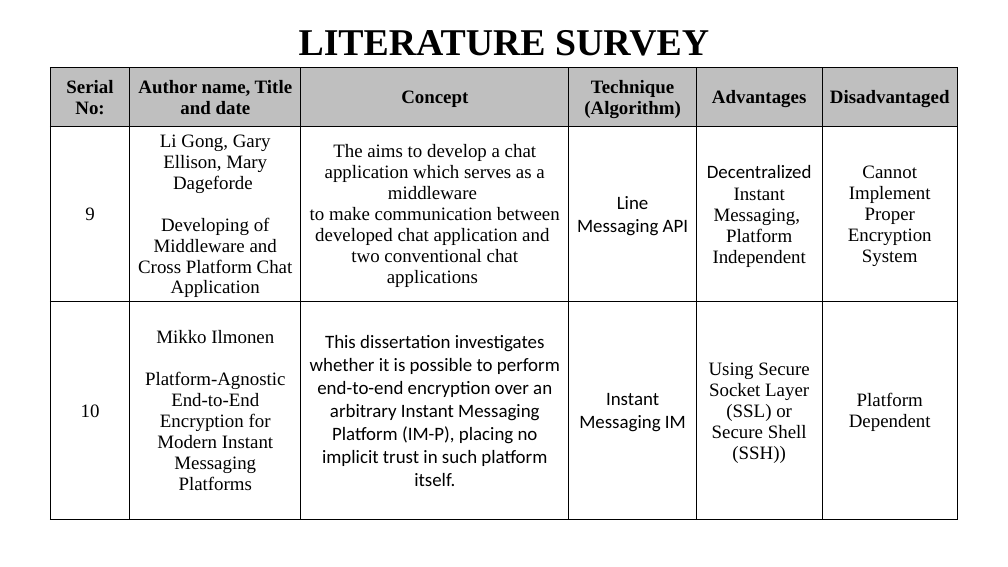
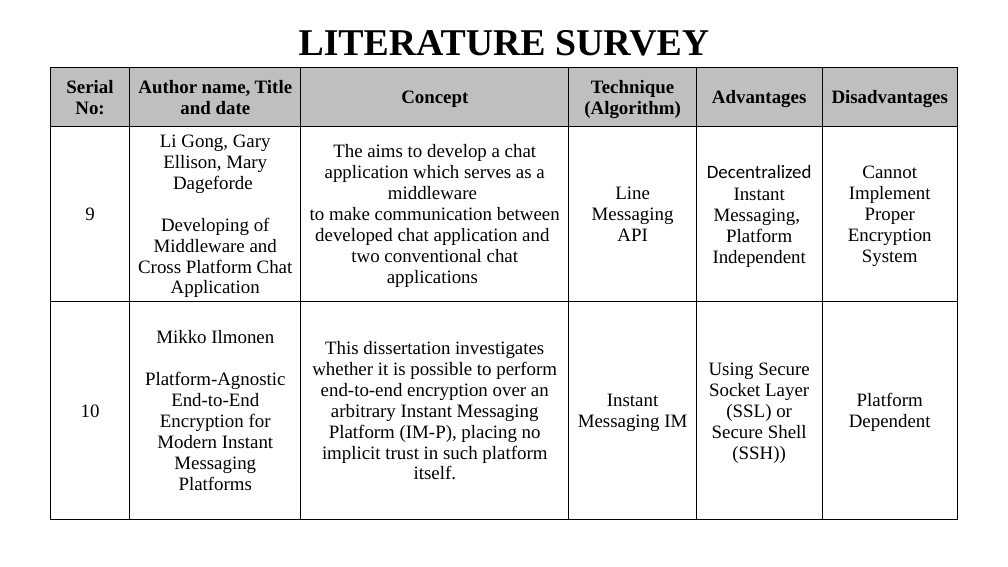
Before and after one commit to i-am-smf/Secure-Chat-using-Blockchain, a slide deck: slide 6 of DOCS/Literature_Survey.pptx (slide 5 before the commit). Drawn at 1008x567 pixels with LibreOffice and Linux fonts; fonts in the diff are those of the drawing. Boxes give left, top, right and bottom in pixels: in the first picture for what was removed or moved away, otherwise in the second. Text is boxed around its words. In the diff, an @@ line names an element or a change of style, - is before the commit and + after.

```diff
--- a/DOCS/Literature_Survey.pptx
+++ b/DOCS/Literature_Survey.pptx
@@ table at box(51, 67, 958, 534) @@
-row 1, column 6: Disadvantaged
+row 1, column 6: Disadvantages
@@ font Calibri to Times New Roman in "Line Messaging API", "This dissertation investigates whether it is possible ...", "Instant Messaging IM" @@
```
Also in this commit, not shown: 4 other slides changed, 1 slide added, 12 other files.
